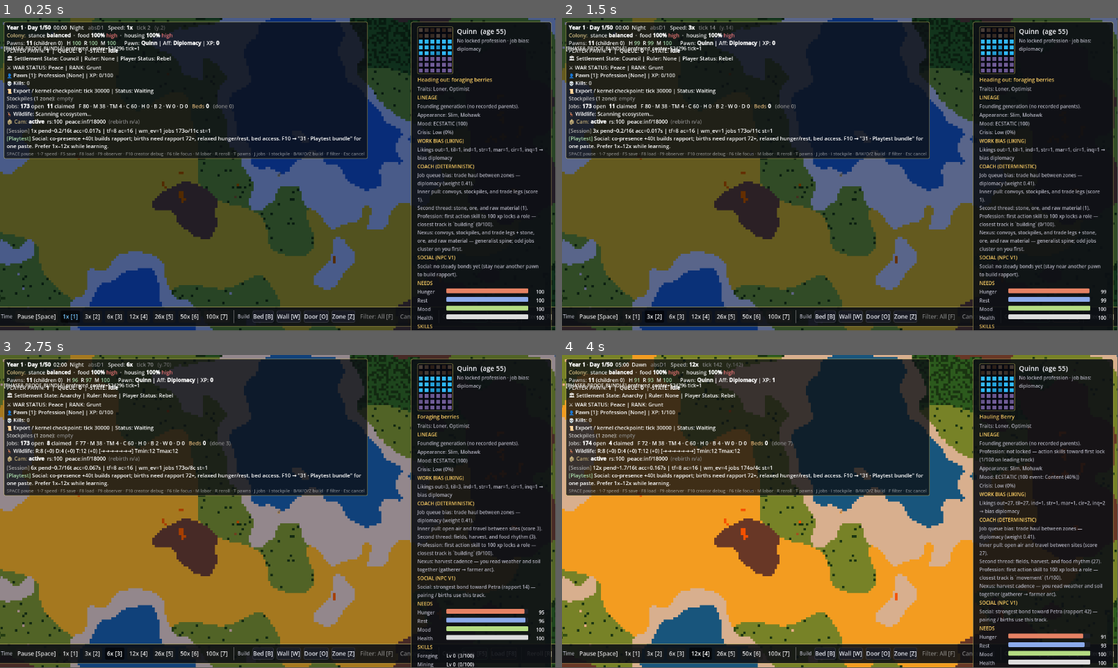
Above: before the commit, frames 1-4 (two rows, left to right).
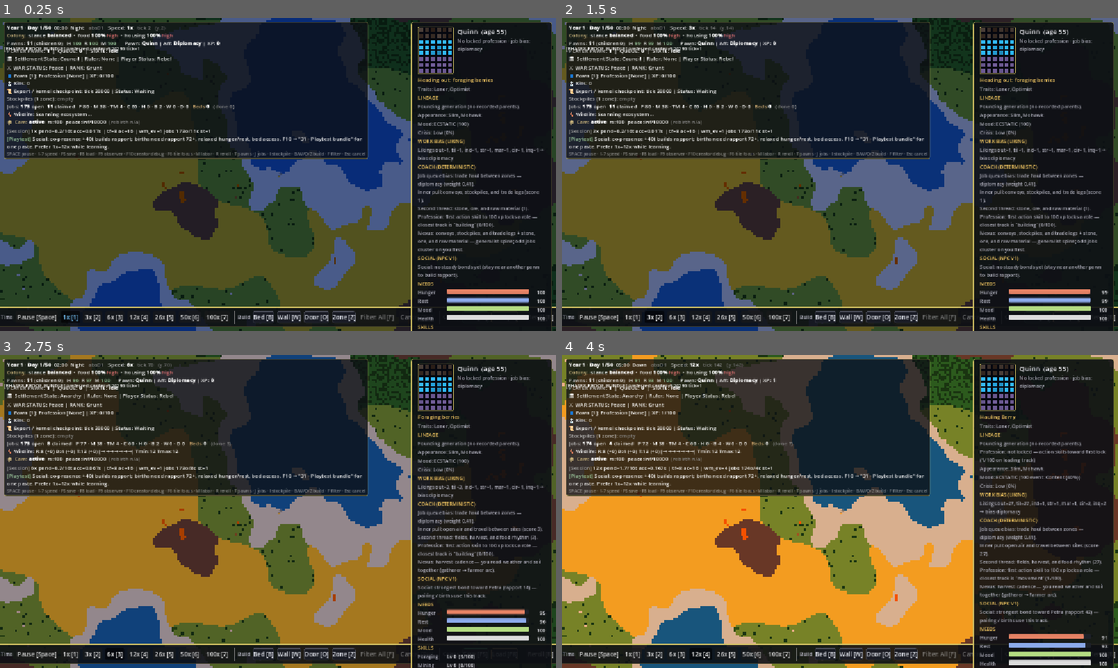
Above: after the commit, the same moments.

Repository: PVAGR/HeelKawn1
Game: Godot game, scene res://scenes/main/Main.tscn
Same seed, same stepped clock (60 frames per second), same inputs: the game is played once before the commit and once after it.
Inputs (mouse positions are in pixels of both pictures, inside the frame that each line leads up to):
- Up to frame 1 (0.25 s): no input
- Up to frame 2 (1.5 s): click "1x [1]" at 0.5 s; click "3x [2]" at 1.25 s
- Up to frame 3 (2.75 s): click "6x [3]" at 2 s
- Up to frame 4 (4 s): tap Enter at 2.75, 2.85 s; move the mouse to (962, 495) at 2.77 s; hold Right (ui_right) 2.78-3.5 s; click (962, 495) at 2.92 s; tap Space at 3.02 s; click "12x [4]" at 3.5 s
The window is 799x449 before the commit and 800x450 after it. Grey fills any space a smaller window leaves; there, only what the larger window draws over its background counts as a difference.

The runs differ from the first frame. In frame 1, 11% of the frame differs, in the area x 0-100%, y 0-100%; in frame 2, 11%; in frame 3, 11%; in frame 4, 12%.

Commit message:
Fill window viewport (stretch); F10 debug menu scales with screen
Made-with: Cursor

Diff:
--- a/project.godot
+++ b/project.godot
@@ -54,6 +54,14 @@
 FactionRegistry="*res://autoloads/FactionRegistry.gd"
 ReligionLens="*res://autoloads/ReligionLens.gd"
 
+[display]
+
+window/size/viewport_width=1152
+window/size/viewport_height=648
+window/stretch/mode="canvas_items"
+window/stretch/aspect="expand"
+window/stretch/scale_mode="fractional"
+
 [rendering]
 
 renderer/rendering_method="gl_compatibility"
--- a/scripts/ui/CreatorDebugMenu.gd
+++ b/scripts/ui/CreatorDebugMenu.gd
@@ -52,6 +52,8 @@
 	visible = false
 	process_mode = Node.PROCESS_MODE_ALWAYS
 	_build_ui()
+	get_viewport().size_changed.connect(_on_viewport_resized)
+	_on_viewport_resized()
 
 
 func _input(event: InputEvent) -> void:
@@ -67,11 +69,35 @@
 	visible = not visible
 
 
+func _on_viewport_resized() -> void:
+	_fit_debug_panel_to_viewport()
+
+
+func _fit_debug_panel_to_viewport() -> void:
+	if _root_panel == null or _scroll == null or _vbox == null:
+		return
+	var vs: Vector2 = get_viewport().get_visible_rect().size
+	if vs.x < 64.0 or vs.y < 64.0:
+		return
+	# Fill nearly the whole window (margin container keeps inset); grow with resolution.
+	var w: int = maxi(PANEL_W, int(vs.x) - 28)
+	var h: int = maxi(420, int(vs.y) - 52)
+	_root_panel.custom_minimum_size = Vector2(w, h)
+	var scroll_h: int = maxi(360, h - 88)
+	_scroll.custom_minimum_size = Vector2(maxi(200, w - 28), scroll_h)
+	var btn_w: float = maxf(160.0, float(w) - 56.0)
+	for ch in _vbox.get_children():
+		if ch is Button:
+			(ch as Button).custom_minimum_size.x = btn_w
+
+
 func _build_ui() -> void:
 	var margin: MarginContainer = MarginContainer.new()
-	margin.set_anchors_preset(Control.PRESET_TOP_LEFT)
-	margin.offset_top = 36.0
+	margin.set_anchors_preset(Control.PRESET_FULL_RECT)
 	margin.offset_left = 10.0
+	margin.offset_top = 28.0
+	margin.offset_right = -10.0
+	margin.offset_bottom = -10.0
 	margin.add_theme_constant_override("margin_left", PAD)
 	margin.add_theme_constant_override("margin_top", PAD)
 	margin.add_theme_constant_override("margin_right", PAD)
Not shown, changed: HEELKAWN.txt
